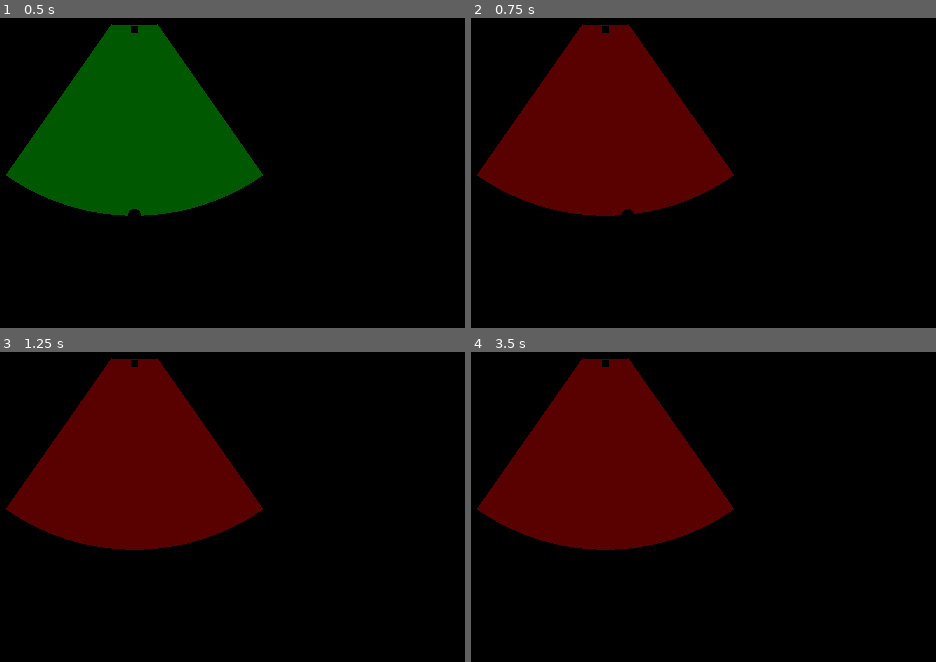
Above: before the commit, frames 1-4 (two rows, left to right).
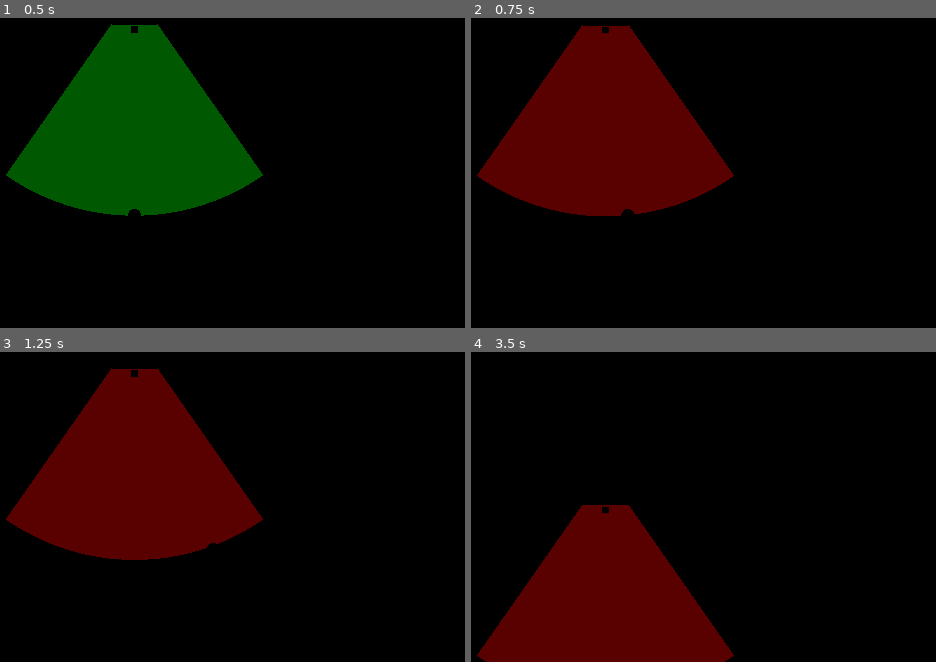
Above: after the commit, the same moments.

Repository: Leusin/project-godot-airport-marshaling-game
Game: Godot game, scene res://scenes/Main.tscn
The game is run twice, just before and just after one commit, with the same random seed, the same clock (stepped at 60 frames per second) and the same inputs.
Inputs:
- Up to frame 1 (0.5 s): no input
- Up to frame 2 (0.75 s): tap Enter at 0.5 s; hold D (move_right) from 0.53 s (still down)
- Up to frame 3 (1.25 s): keep holding D (move_right)
- Up to frame 4 (3.5 s): release D (move_right) at 1.28 s; hold S (move_down) 1.28-2.03 s; hold D (move_right) 2.03-2.78 s; hold W (move_up) from 2.78 s (still down)

Frame 1 is identical in both runs. In frame 2, 0.2% of the frame differs, in the area x 1-57%, y 1-64%; in frame 3, 3.6%; in frame 4, 33%, in the area x 1-57%, y 1-100%.

Commit message:
feat: 비행기 기본 이동(딜레이/관성) 구현 + 화면 경계 클램프 공용화
- Aircraft: 명령 수신 후 딜레이 + 가속/감속 관성으로 이동, 디버그 자동조종으로 확인
- screen_bounds.gd를 scripts/common/으로 분리해 Marshaller/Aircraft가 공유

Co-Authored-By: Claude Sonnet 4.6 <noreply@anthropic.com>

Diff:
--- a/scenes/Main.tscn
+++ b/scenes/Main.tscn
@@ -4,6 +4,8 @@
 [ext_resource type="Script" path="res://scripts/move_input.gd" id="2_move_input_script"]
 [ext_resource type="Script" path="res://scripts/aircraft_vision_cone.gd" id="3_vision_cone_script"]
 [ext_resource type="Script" path="res://scripts/vision_cone_debug_visual.gd" id="4_vision_cone_visual_script"]
+[ext_resource type="Script" path="res://scripts/aircraft.gd" id="5_aircraft_script"]
+[ext_resource type="Script" path="res://scripts/aircraft_debug_autopilot.gd" id="6_aircraft_autopilot_script"]
 
 [sub_resource type="CapsuleMesh" id="CapsuleMesh_marshaller"]
 radius = 0.3
@@ -47,6 +49,7 @@
 
 [node name="Aircraft" type="Node3D" parent="." unique_id=467640201]
 transform = Transform3D(-1, 0, 0, 0, 1, 0, 0, 0, -1, 0, 0.3, -5)
+script = ExtResource("5_aircraft_script")
 
 [node name="AircraftMesh" type="MeshInstance3D" parent="Aircraft" unique_id=529314557]
 mesh = SubResource("BoxMesh_aircraft")
@@ -62,6 +65,9 @@
 [node name="VisionConeVisual" type="MeshInstance3D" parent="Aircraft" unique_id=574849791]
 script = ExtResource("4_vision_cone_visual_script")
 
+[node name="DebugAutopilot" type="Node" parent="Aircraft" unique_id=1326067444]
+script = ExtResource("6_aircraft_autopilot_script")
+
 [node name="GameManager" type="Node" parent="." unique_id=1889238462]
 
 [node name="Ground" type="MeshInstance3D" parent="." unique_id=2004317744]
--- /dev/null
+++ b/scripts/aircraft.gd
@@ -0,0 +1,64 @@
+extends Node3D
+## 비행기 위치/속도/회전 갱신. 딜레이(명령 수신 후 반응 지연) + 관성(가속/감속)으로 움직인다.
+## 신호 해석/오인식은 AircraftFSM이 담당하고, 여기서는 Command를 받아 물리적으로만 반영한다.
+
+const ScreenBoundsScript = preload("res://scripts/common/screen_bounds.gd")
+
+enum Command { STOP, ADVANCE, TURN_LEFT, TURN_RIGHT }
+
+@export var max_speed: float = 3.0
+@export var acceleration: float = 2.0
+@export var deceleration: float = 4.0
+@export var turn_speed_degrees: float = 50.0
+@export var command_delay: float = 0.6
+@export var edge_margin: float = 1.0
+
+var _active_command: Command = Command.STOP
+var _pending_command: Command = Command.STOP
+var _pending_timer: float = 0.0
+var _current_speed: float = 0.0
+
+var _bounds_x: float = 0.0
+var _bounds_z: float = 0.0
+
+func issue_command(command: Command) -> void:
+	if command == _pending_command:
+		return
+	_pending_command = command
+	_pending_timer = command_delay
+
+func _ready() -> void:
+	get_viewport().size_changed.connect(_update_bounds)
+	_update_bounds()
+
+func _update_bounds() -> void:
+	var camera := get_viewport().get_camera_3d()
+	if camera == null:
+		return
+	var half_extents := ScreenBoundsScript.compute_half_extents(camera, get_viewport())
+	_bounds_x = half_extents.x - edge_margin
+	_bounds_z = half_extents.y - edge_margin
+
+func _physics_process(delta: float) -> void:
+	if _pending_timer > 0.0:
+		_pending_timer = maxf(_pending_timer - delta, 0.0)
+		if _pending_timer == 0.0:
+			_active_command = _pending_command
+
+	var target_speed := max_speed if _active_command == Command.ADVANCE else 0.0
+	if target_speed > _current_speed:
+		_current_speed = minf(_current_speed + acceleration * delta, target_speed)
+	else:
+		_current_speed = maxf(_current_speed - deceleration * delta, target_speed)
+
+	var turn_direction := 0.0
+	if _active_command == Command.TURN_LEFT:
+		turn_direction = 1.0
+	elif _active_command == Command.TURN_RIGHT:
+		turn_direction = -1.0
+	if turn_direction != 0.0:
+		rotate_y(deg_to_rad(turn_speed_degrees * turn_direction * delta))
+
+	position += (-global_transform.basis.z) * _current_speed * delta
+	position.x = clampf(position.x, -_bounds_x, _bounds_x)
+	position.z = clampf(position.z, -_bounds_z, _bounds_z)
--- /dev/null
+++ b/scripts/aircraft_debug_autopilot.gd
@@ -0,0 +1,32 @@
+extends Node
+## 디버그 전용. AircraftFSM/SignalInput이 구현되기 전까지 Aircraft에 명령을 순환 전달해
+## 딜레이+관성 동작을 눈으로 확인하기 위한 임시 스크립트. FSM이 만들어지면 제거한다.
+
+const AircraftScript = preload("res://scripts/aircraft.gd")
+
+@onready var aircraft: Node3D = get_parent()
+
+var _sequence: Array = [
+	[AircraftScript.Command.ADVANCE, 3.0],
+	[AircraftScript.Command.STOP, 1.5],
+	[AircraftScript.Command.TURN_LEFT, 1.5],
+	[AircraftScript.Command.STOP, 1.0],
+	[AircraftScript.Command.ADVANCE, 2.0],
+	[AircraftScript.Command.TURN_RIGHT, 2.0],
+	[AircraftScript.Command.STOP, 1.0],
+]
+var _index: int = 0
+var _timer: float = 0.0
+
+func _ready() -> void:
+	_apply_step(0)
+
+func _process(delta: float) -> void:
+	_timer -= delta
+	if _timer <= 0.0:
+		_apply_step((_index + 1) % _sequence.size())
+
+func _apply_step(index: int) -> void:
+	_index = index
+	aircraft.issue_command(_sequence[_index][0])
+	_timer = _sequence[_index][1]
--- /dev/null
+++ b/scripts/common/screen_bounds.gd
@@ -0,0 +1,9 @@
+extends RefCounted
+## 탑다운 카메라의 실제 가시 영역(절반 크기)을 계산하는 공용 유틸리티.
+
+static func compute_half_extents(camera: Camera3D, viewport: Viewport) -> Vector2:
+	var viewport_size := viewport.get_visible_rect().size
+	var aspect := viewport_size.x / viewport_size.y
+	var half_height := camera.size / 2.0
+	var half_width := half_height * aspect
+	return Vector2(half_width, half_height)
--- a/scripts/marshaller_controller.gd
+++ b/scripts/marshaller_controller.gd
@@ -3,6 +3,7 @@
 ## 화면 경계 클램프는 탑다운 카메라의 실제 가시 범위(orthogonal size + 화면 비율)를 기준으로 계산한다.
 
 const MoveInputScript = preload("res://scripts/move_input.gd")
+const ScreenBoundsScript = preload("res://scripts/common/screen_bounds.gd")
 
 @export var speed: float = 5.0
 @export var edge_margin: float = 0.5
@@ -20,12 +21,9 @@
 	var camera := get_viewport().get_camera_3d()
 	if camera == null:
 		return
-	var viewport_size := get_viewport().get_visible_rect().size
-	var aspect := viewport_size.x / viewport_size.y
-	var half_height := camera.size / 2.0
-	var half_width := half_height * aspect
-	bounds_z = half_height - edge_margin
-	bounds_x = half_width - edge_margin
+	var half_extents := ScreenBoundsScript.compute_half_extents(camera, get_viewport())
+	bounds_x = half_extents.x - edge_margin
+	bounds_z = half_extents.y - edge_margin
 
 func _physics_process(delta: float) -> void:
 	var dir := move_input.get_move_direction()
Not shown, added: scripts/aircraft.gd.uid
Not shown, added: scripts/aircraft_debug_autopilot.gd.uid
Not shown, added: scripts/common/screen_bounds.gd.uid
Not shown, changed: DEVLOG.md
Not shown, changed: README.md
